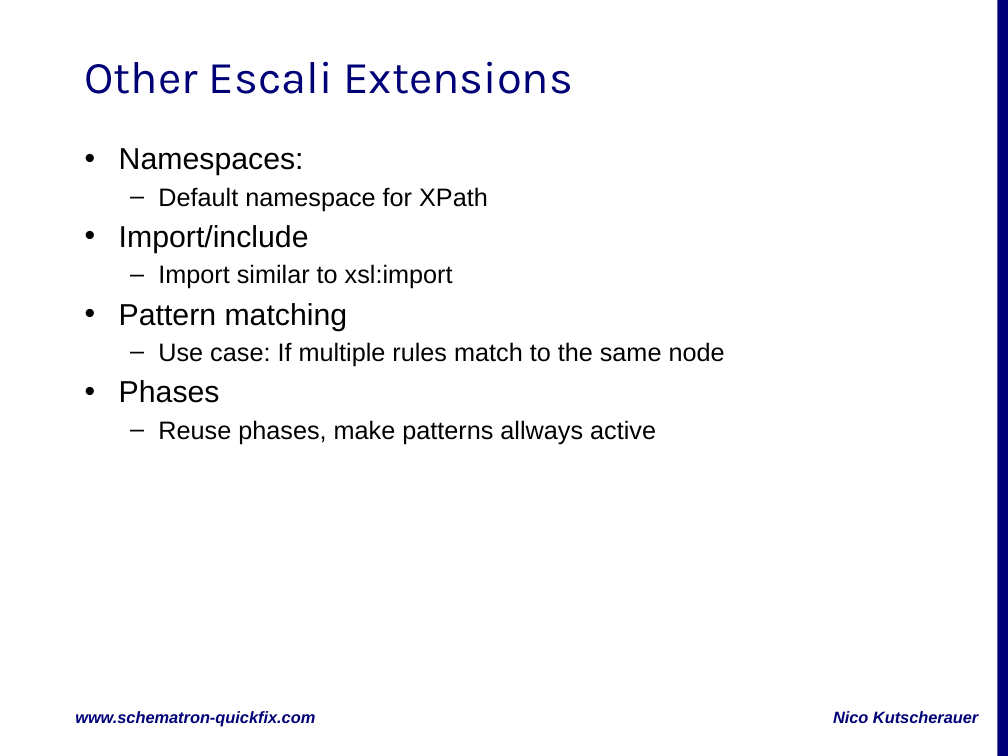
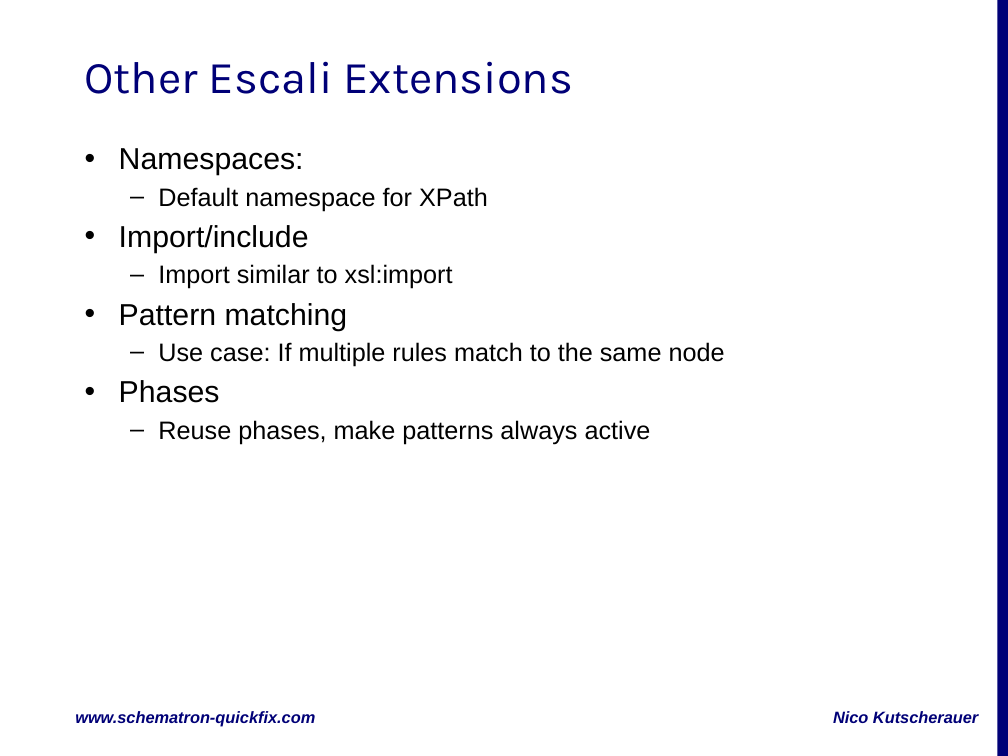
Before and after one commit to nkutsche/SQFPresentation2017, a slide deck: slide 6 of Slides/Escali-Slides.pptx. Drawn at 1008x756 pixels with LibreOffice and Linux fonts; fonts in the diff are those of the drawing; background and template pictures are left out. Boxes give left, top, right and bottom in pixels: in the first picture for what was removed or moved away, otherwise in the second. Text is boxed around its words. In the diff, an @@ line names an element or a change of style, - is before the commit and + after.

```diff
--- a/Slides/Escali-Slides.pptx
+++ b/Slides/Escali-Slides.pptx
@@ text at <box>158,420,651,444</box>: text changed @@
-  – Reuse phases, make patterns allways active
+  – Reuse phases, make patterns always active
```
Also in this commit, not shown: 1 other slide changed, 1 other file.
